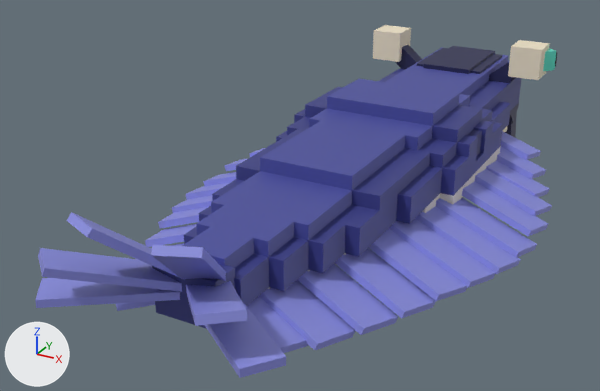
Renders of the glTF model art/creatures/Anomalocaris/game/Anomalocaris.glb from each side of a commit.
One viewpoint serves both versions: a camera (50 mm lens) standing at (12.3, -29.1, 13.2) and looking at (-2.7, -1.7, -0.5). The axes (+X, +Y, +Z) are drawn at lower left. The lights are the same throughout. The first picture is the older version. Where no turn or scale is listed for an object, it has been applied to the vertices. Vertices at exactly the same position are counted once.

Names of what the first picture shows: 'B1', 'B2', 'B3', 'FlapL3', 'FlapL4', 'FlapL5', 'FlapR1', 'FlapR2', 'FlapR3', 'FlapR4', 'FlapR5', 'FlapR6', 'Head', 'Tail' and 5 more.
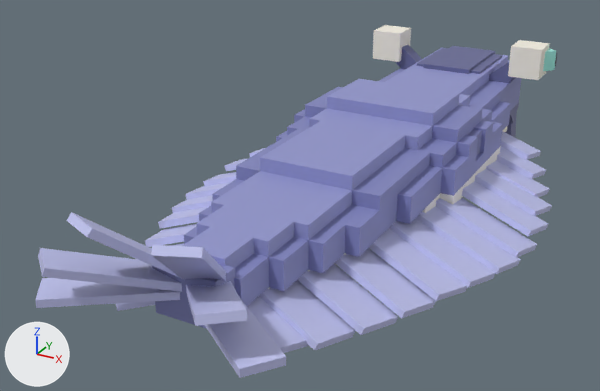
Pixel boxes [x1, y1, x2, y2] of what changed, in the pictures (600 x 391 px):
part 1 of me_head, recoloured: [390, 48, 521, 110] in both
part 2 of me_head, recoloured (dark blue to blue): [395, 45, 517, 83] in both
part 3 of me_head, recoloured (beige to white): [373, 25, 550, 80] in both
part 4 of me_b1, recoloured (lighter): [294, 68, 511, 181] in both
part 5 of me_b1, recoloured (light grey to white): [466, 146, 501, 186] in both
part 6 of me_b1, recoloured: [468, 129, 482, 156] in both
part 7 of me_b2, recoloured (lighter): [236, 109, 469, 238] in both
part 8 of me_b2, recoloured (light grey to white): [422, 183, 466, 213] in both
part 9 of me_b3, recoloured (lighter): [183, 171, 380, 306] in both
part 10 of me_flapl5, recoloured (lighter): [145, 207, 208, 247] in both
part 11 of me_flapr5, recoloured (lighter): [335, 228, 467, 319] in both
part 12 of me_flapr6, recoloured (lighter): [247, 264, 398, 353] in both
part 13 of me_tail, recoloured (lighter): [35, 212, 286, 378] in both
part 14 of me_flapl3, recoloured (lighter): [203, 159, 247, 186] in both
part 15 of me_flapl4, recoloured (lighter): [172, 182, 231, 213] in both
part 16 of me_flapr3, recoloured (lighter): [436, 181, 548, 257] in both
part 17 of me_flapr4, recoloured (lighter): [389, 206, 521, 288] in both
part 18 of me_flapr1, recoloured (lighter): [496, 131, 546, 179] in both
part 19 of me_flapr2, recoloured (lighter): [475, 161, 552, 216] in both

Patch to the scene script:
```diff
--- a/art/creatures/Anomalocaris/game/Anomalocaris.glb.py
+++ b/art/creatures/Anomalocaris/game/Anomalocaris.glb.py
@@ me_head @@
 me_head.from_pydata(...)  # 166 vertices, 234 faces; spans x -4.52..4.52, y 0.0..6.0, z -1.3..2.8
+# me_head part 1: 90 faces centred in x -2.75..2.75, y 0.0..6.0, z -0.5..1.5 are repainted in the vertex colours; the middle colour goes from blue #3b3f86 to blue #8488c0
+# me_head part 2: 46 faces centred in x -2.89..2.89, y 0.25..4.35, z -1.15..1.8 are repainted in the vertex colours; the middle colour goes from dark blue #22244f to blue #666997
+# me_head part 3: 34 faces centred in x -4.1..4.1, y 1.0..2.5, z -1.23..2.8 are repainted in the vertex colours; the middle colour goes from beige #f0e4c8 to white #f8f3e5
 me_head.materials.append(mat_defaultmaterial)
@@ me_b1 @@
 me_b1.from_pydata(...)  # 150 vertices, 220 faces; spans x -3.75..3.75, y -7.5..0.5, z -1.5..2.0
+# me_b1 part 4: 144 faces centred in x -3.75..3.75, y -7.5..0.0, z -0.5..2.0 are repainted in the vertex colours; the middle colour goes from blue #3b3f86 to blue #8488c0
+# me_b1 part 5: 36 faces centred in x -3.75..3.75, y -7.5..0.0, z -1.0..-0.67 are repainted in the vertex colours; the middle colour goes from light grey #dcd6cc to white #efece7
+# me_b1 part 6: 18 faces centred in x -3.6..3.6, y -6.17..0.5, z -0.5..1.0 are repainted in the vertex colours; the middle colour goes from dark blue #2f326b to blue #777aad
 me_b1.materials.append(mat_defaultmaterial_009)
@@ me_b2 @@
 me_b2.from_pydata(...)  # 100 vertices, 156 faces; spans x -3.75..3.75, y -6.0..0.5, z -1.5..1.5
+# me_b2 part 7: 98 faces centred in x -3.75..3.75, y -6.0..0.5, z -1.0..1.5 are repainted in the vertex colours; the middle colour goes from blue #3b3f86 to blue #8488c0
+# me_b2 part 8: 38 faces centred in x -3.75..3.75, y -6.0..0.0, z -1.0..-0.67 are repainted in the vertex colours; the middle colour goes from light grey #dcd6cc to white #efece7
 me_b2.materials.append(mat_defaultmaterial_010)
@@ me_b3 @@
 me_b3.from_pydata(...)  # 88 vertices, 146 faces; spans x -2.75..2.75, y -6.0..0.5, z -1.0..1.0
+# me_b3 part 9: 106 faces centred in x -2.75..2.75, y -6.0..0.5, z -0.5..1.0 are repainted in the vertex colours; the middle colour goes from blue #3b3f86 to blue #8488c0
 me_b3.materials.append(mat_defaultmaterial_011)
@@ me_flapl5 @@
 me_flapl5.from_pydata(...)  # 16 vertices, 24 faces; spans x -3.05..1.65, y -2.75..1.54, z -1.32..0.28
+# me_flapl5 part 10: 24 faces centred in x -2.88..1.48, y -2.34..1.11, z -1.05..0.02 are repainted in the vertex colours; the middle colour goes from blue #8a8ee0 to blue #c2c5f1
 me_flapl5.materials.append(mat_defaultmaterial_012)
@@ me_flapr5 @@
 me_flapr5.from_pydata(...)  # 16 vertices, 24 faces; spans x -1.65..3.05, y -2.75..1.54, z -1.32..0.28
+# me_flapr5 part 11: 24 faces centred in x -1.48..2.88, y -2.34..1.11, z -1.05..0.02 are repainted in the vertex colours; the middle colour goes from blue #8a8ee0 to blue #c2c5f1
 me_flapr5.materials.append(mat_defaultmaterial_014)
@@ me_flapr6 @@
 me_flapr6.from_pydata(...)  # 24 vertices, 36 faces; spans x -1.69..2.85, y -3.16..2.26, z -1.26..0.28
+# me_flapr6 part 12: 36 faces centred in x -1.5..2.68, y -2.84..1.86, z -1.0..0.02 are repainted in the vertex colours; the middle colour goes from blue #8a8ee0 to blue #c2c5f1
 me_flapr6.materials.append(mat_defaultmaterial_015)
@@ me_tail @@
 me_tail.from_pydata(...)  # 56 vertices, 80 faces; spans x -3.96..3.96, y -3.62..0.18, z -0.75..2.9
+# me_tail part 13: 80 faces centred in x -3.72..3.72, y -3.34..0.05, z -0.75..2.83 are repainted in the vertex colours; the middle colour goes from blue #8a8ee0 to blue #c2c5f1
 me_tail.materials.append(mat_defaultmaterial_016)
@@ me_flapl3 @@
 me_flapl3.from_pydata(...)  # 16 vertices, 24 faces; spans x -3.13..2.08, y -2.71..1.56, z -1.64..0.28
+# me_flapl3 part 14: 24 faces centred in x -3.01..1.96, y -2.32..1.19, z -1.37..0.02 are repainted in the vertex colours; the middle colour goes from blue #8a8ee0 to blue #c2c5f1
 me_flapl3.materials.append(mat_defaultmaterial_017)
@@ me_flapl4 @@
 me_flapl4.from_pydata(...)  # 16 vertices, 24 faces; spans x -3.45..1.63, y -2.8..1.56, z -1.59..0.28
+# me_flapl4 part 15: 24 faces centred in x -3.32..1.48, y -2.37..1.14, z -1.32..0.02 are repainted in the vertex colours; the middle colour goes from blue #8a8ee0 to blue #c2c5f1
 me_flapl4.materials.append(mat_defaultmaterial_018)
@@ me_flapr3 @@
 me_flapr3.from_pydata(...)  # 16 vertices, 24 faces; spans x -2.08..3.13, y -2.71..1.56, z -1.64..0.28
+# me_flapr3 part 16: 24 faces centred in x -1.96..3.01, y -2.32..1.19, z -1.37..0.02 are repainted in the vertex colours; the middle colour goes from blue #8a8ee0 to blue #c2c5f1
 me_flapr3.materials.append(mat_defaultmaterial_019)
@@ me_flapr4 @@
 me_flapr4.from_pydata(...)  # 16 vertices, 24 faces; spans x -1.63..3.45, y -2.8..1.56, z -1.59..0.28
+# me_flapr4 part 17: 24 faces centred in x -1.48..3.32, y -2.37..1.14, z -1.32..0.02 are repainted in the vertex colours; the middle colour goes from blue #8a8ee0 to blue #c2c5f1
 me_flapr4.materials.append(mat_defaultmaterial_020)
@@ me_flapr1 @@
 me_flapr1.from_pydata(...)  # 16 vertices, 24 faces; spans x -1.54..2.34, y -2.22..1.57, z -1.29..0.28
+# me_flapr1 part 18: 24 faces centred in x -1.45..2.25, y -1.99..1.38, z -1.02..0.02 are repainted in the vertex colours; the middle colour goes from blue #8a8ee0 to blue #c2c5f1
 me_flapr1.materials.append(mat_defaultmaterial_023)
@@ me_flapr2 @@
 me_flapr2.from_pydata(...)  # 16 vertices, 24 faces; spans x -2.04..2.88, y -2.51..1.57, z -1.45..0.28
+# me_flapr2 part 19: 24 faces centred in x -1.95..2.76, y -2.19..1.28, z -1.18..0.02 are repainted in the vertex colours; the middle colour goes from blue #8a8ee0 to blue #c2c5f1
 me_flapr2.materials.append(mat_defaultmaterial_024)
```
